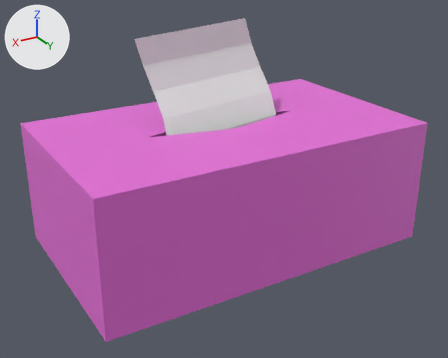
What one commit did to the FBX model Assets/Art/Models/Tissue/Box/TissueBox.fbx.
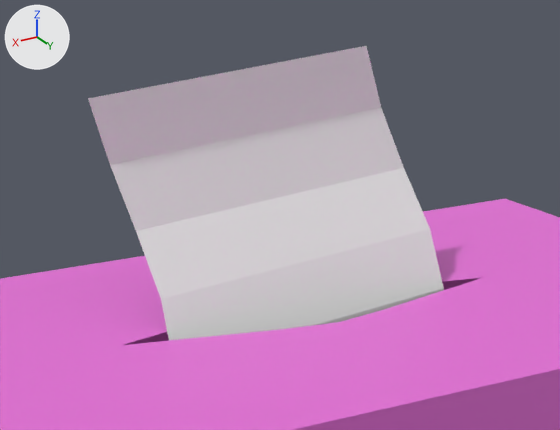
Old and new are each drawn whole from a 50 mm lens placed at (0.1306, 0.2122, 0.1372), pointed at (0.0045, 0.0019, 0.0321) and again close up on the part from 22% to 72% of the width and 0% to 48% of the height. Every picture has the same lights, and +X, +Y and +Z are marked at upper left. Where no turn or scale is listed for an object, it has been applied to the vertices.
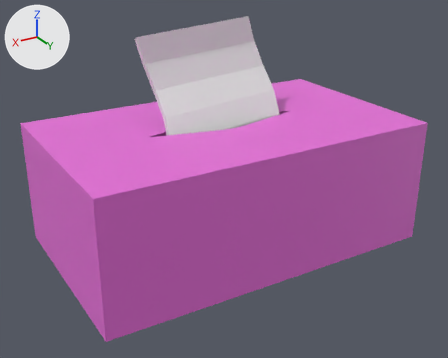
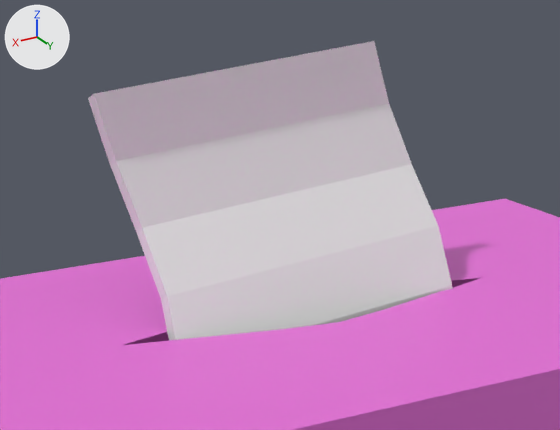
Commit message: Fix tissue roll

Where the newer file only moved an object's origin or applied its transform, the numbers keep the older frame.

Pixel boxes [x1, y1, x2, y2] of what changed, in the close-ups (560 x 430 px):
'Plane', reshaped
    before: [88, 46, 444, 340]
    after: [88, 41, 453, 340]
part 1 of me_plane, added
    after: [88, 41, 453, 340]

The change, as a list of edits to the scene's bpy script:
```text
Change me_plane:
    used by ob_plane; location = (0.0018, -0.0075, 0.0621)
    remove me_plane.from_pydata(...)  # 12 vertices, 5 faces; spans x -0.0294..0.0295, y -0.0174..0.0102, z -0.0326..0.032
    add me_plane.from_pydata(...)  # 24 vertices, 22 faces; spans x -0.0294..0.0296, y -0.0174..0.0128, z -0.0326..0.0331
    me_plane part 1
    12 vertices are added at x -0.0294..0.0296, y -0.0149..0.0128, z -0.0315..0.0331
    17 new faces join them
```
